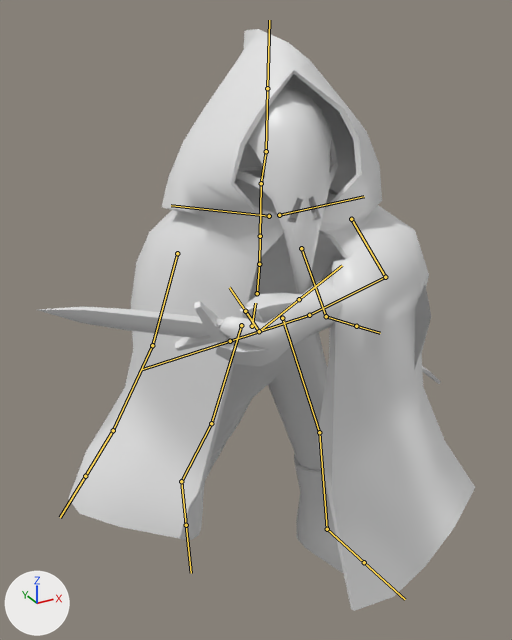
The FBX model Assets/Resources/Animations/Cisma/CismaBasic.fbx, before and after one commit.
Both versions are drawn from a camera (50 mm lens) standing at (-4.21, -7.6, 7.6) and looking at (-0.17, -0.25, 3.93). Arrows for +X, +Y and +Z are at lower left; the lights stay in place. Both versions are drawn at frame 41 of the action 'Scene'; the numbers are the values there. The bones that bend it are drawn over the model as lines.
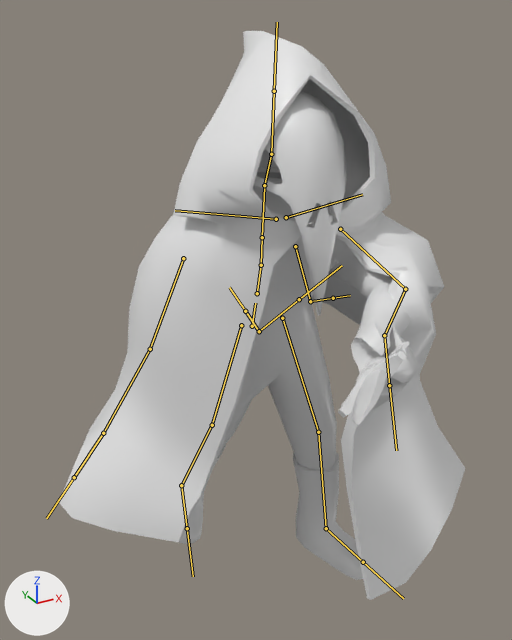
Boxes (x1, y1, x2, y2) around the edits, measured in the pictures (512 x 640 px):
'Plane.001', posed (7% narrower): before (37, 29, 475, 611); after (59, 31, 465, 600)
bone 'spine.001', root to tip: before (257, 293) to (259, 264); after (257, 293) to (261, 265)
bone 'shoulder.L', root to tip: before (279, 215) to (364, 196); after (286, 217) to (362, 194)
bone 'upper_arm.L', root to tip: before (351, 219) to (385, 277); after (340, 229) to (405, 289)
bone 'forearm.L', root to tip: before (385, 277) to (309, 315); after (405, 289) to (384, 335)
bone 'hand.L', root to tip: before (309, 315) to (230, 341); after (384, 335) to (389, 385)
bone 'upper_arm.L.001', root to tip: before (301, 248) to (326, 316); after (295, 246) to (310, 301)
bone 'forearm.L.001', root to tip: before (326, 316) to (356, 326); after (310, 301) to (333, 298)
bone 'upper_arm.R', root to tip: before (177, 253) to (152, 345); after (183, 258) to (150, 349)
bone 'hand.R', root to tip: before (113, 430) to (85, 476); after (103, 433) to (74, 477)
bone 'thigh.R', root to tip: before (241, 325) to (211, 423); after (241, 325) to (212, 425)

What the commit changed:
Bone 'spine.001' (bone_spine_001) turns from (10, -10, 3) to (13, -4, 3) degrees about its own x, y and z.
Bone 'shoulder.L' (bone_shoulder_l) turns from (3, -2, -24) to (3, -1, -22) degrees about its own x, y and z.
Bone 'upper_arm.L' (bone_upper_arm_l) moves from (0.007, 0.008, 0.019) to (0.043, 0.054, 0.123).
Bone 'upper_arm.L' (bone_upper_arm_l) turns from (25, -8, 15) to (13, -27, 21) degrees about its own x, y and z.
Bone 'forearm.L' (bone_forearm_l) turns from (-14, -13, -5) to (-16, -15, -6) degrees about its own x, y and z.
Bone 'hand.L' (bone_hand_l) turns from (4, 1, 1) to (-11, 1, 24) degrees about its own x, y and z.
Bone 'upper_arm.L.001' (bone_upper_arm_l_001) turns from (-17, 3, 1) to (-20, 4, 2) degrees about its own x, y and z.
Bone 'forearm.L.001' (bone_forearm_l_001) turns from (0, 2, -9) to (0, 2, -10) degrees about its own x, y and z.
Bone 'upper_arm.R' (bone_upper_arm_r) turns from (-4, 5, -6) to (-5, 5, -8) degrees about its own x, y and z.
Bone 'hand.R' (bone_hand_r) turns from (-2, 3, 5) to (-2, 5, 6) degrees about its own x, y and z.
Bone 'thigh.R' (bone_thigh_r) turns from (20, 9, 0) to (19, 8, 0) degrees about its own x, y and z.
